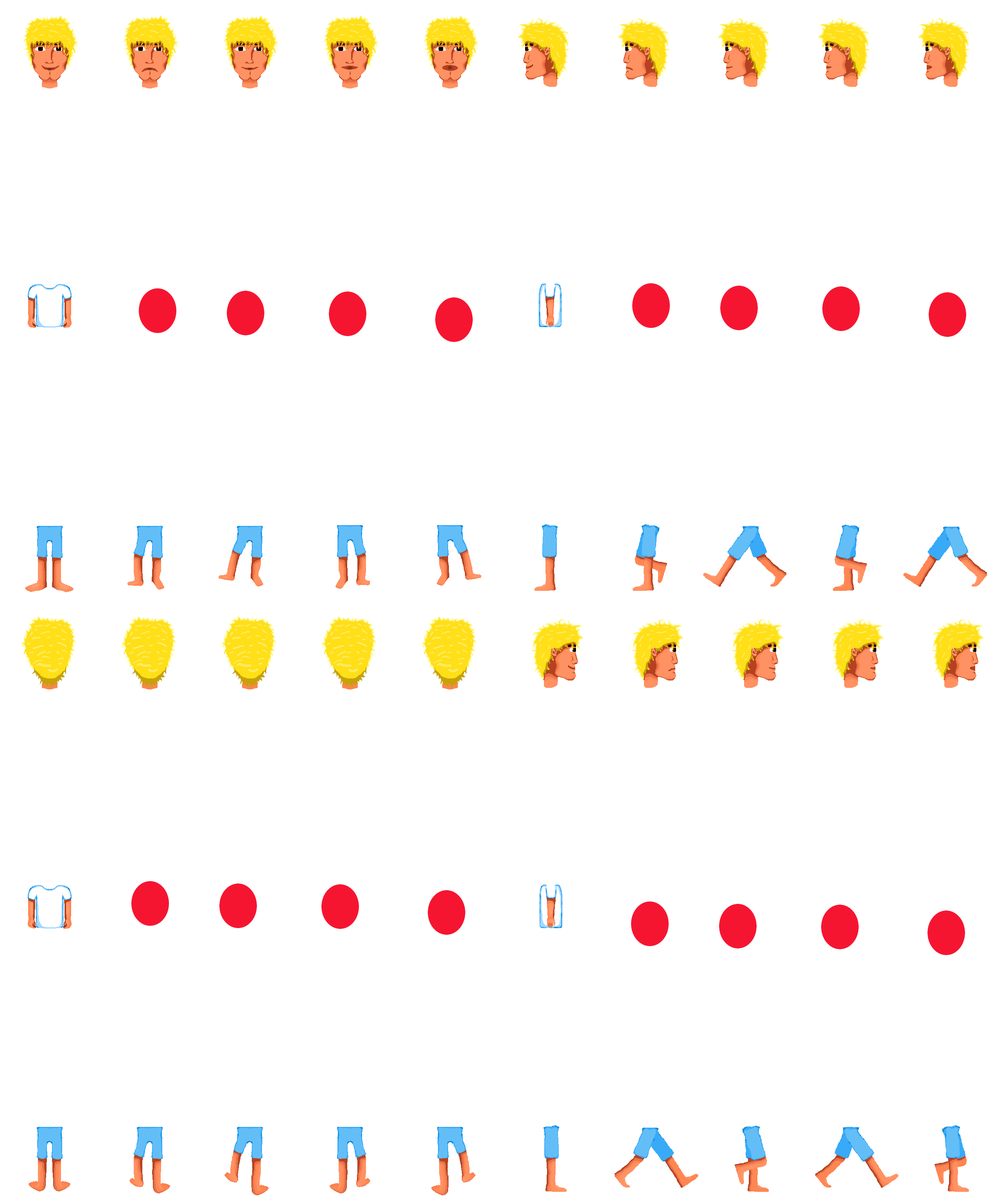
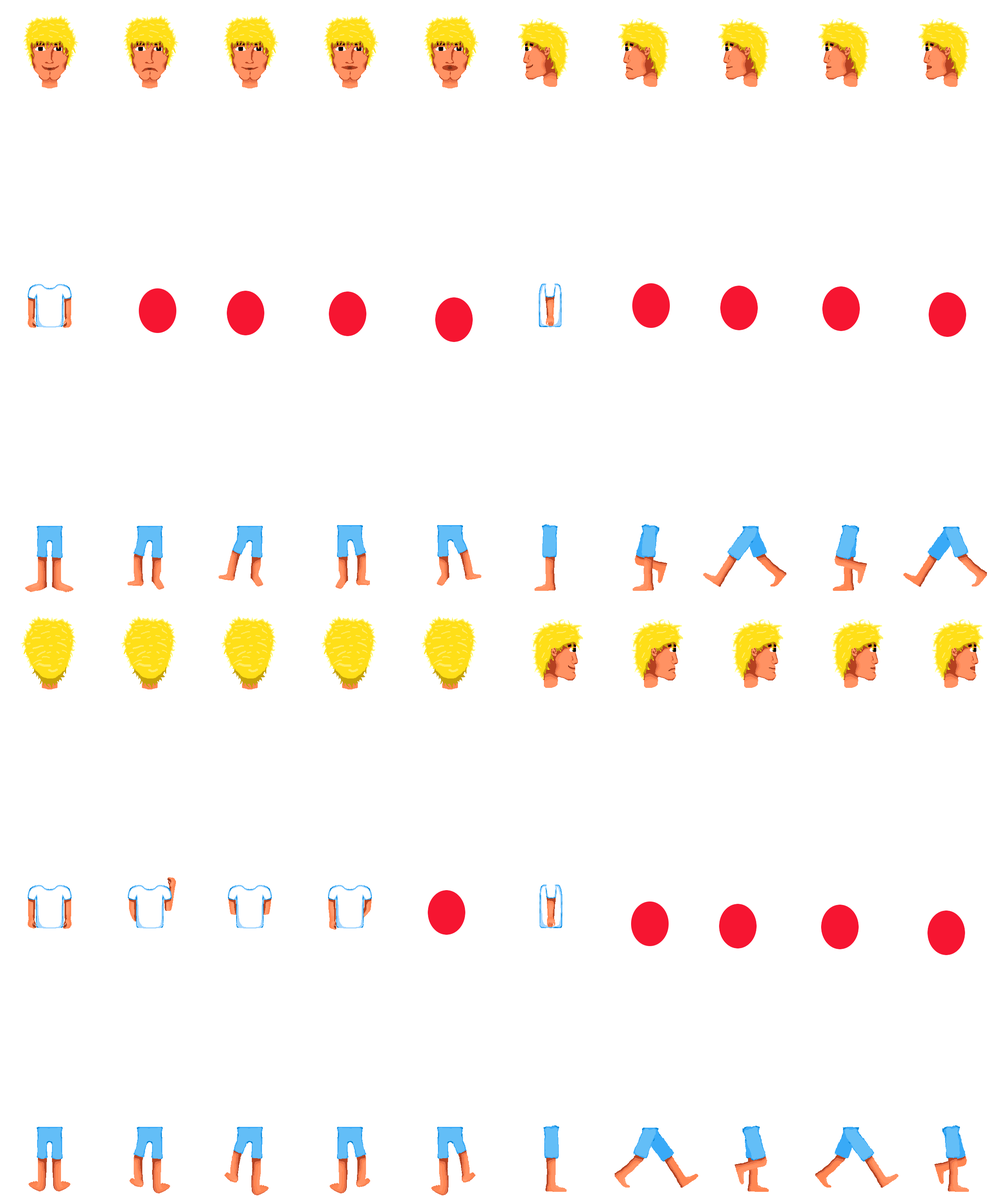
Comparing the layer stacks of the two 1001px x 1202px images. Changes:
painted on "Background" over <box>127,877,373,930</box>
